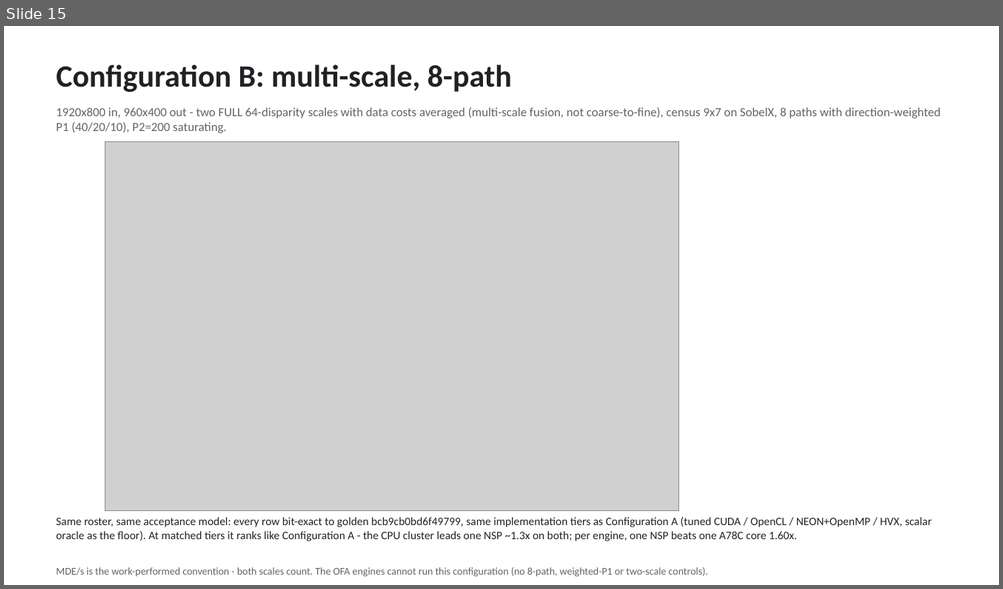
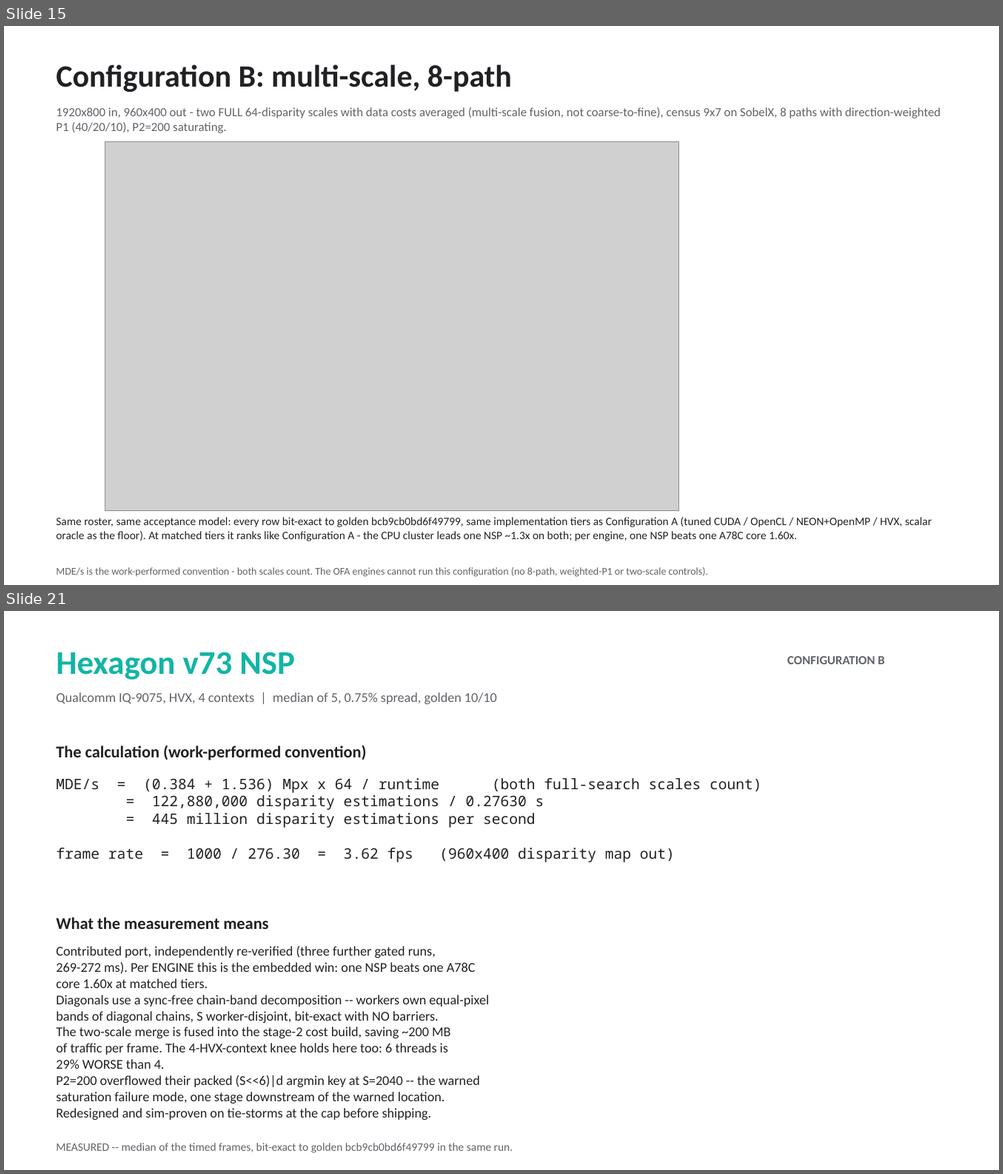
Before and after one commit to kylefoxaustin/sgm-bench, a slide deck: docs/sgm-results.pptx. Shown one above the other, each under a label of ours: slide 15 before the commit, slides 15 and 21 after it; the slides between them are not shown. The pictures are 1003x589 and 1003x1174 pixels, drawn with LibreOffice and Linux fonts; fonts in the diff are those of the drawing; grey boxes stand for pictures. Boxes give left, top, right and bottom in pixels: in the first picture for what was removed or moved away, otherwise in the second. Text is boxed around its words. In the diff, an @@ line names an element or a change of style, - is before the commit and + after.

Commit message:
deck: full per-unit complement for Configuration B (25 slides)
Every Configuration B target gets the same treatment the primary
configuration's units get -- the work-convention arithmetic that produced its
number, then what the measurement means: the generic 8-direction CUDA path
kernel, the A78C tier-artifact correction, the NSP's chain-band diagonals and
the argmin-key lesson, the saturating NEON step, and the oracle's pinned
choices. Deck reads A summary / A units / real imagery / B chart / B units.

```diff
--- a/docs/sgm-results.pptx
+++ b/docs/sgm-results.pptx
@@ slide 21 added at (4, 611, 999, 1170), background #FFFFFF @@
@@ text added at (56, 652, 295, 680), 32 pt, text #12B5A5, bold @@
+Hexagon v73 NSP
@@ text added at (787, 656, 884, 664), 12 pt, text #5F6368, bold @@
+CONFIGURATION B
@@ text added at (56, 692, 497, 704), 13 pt, text #5F6368 @@
+Qualcomm IQ-9075, HVX, 4 contexts | median of 5, 0.75% spread, golden 10/10
@@ text added at (56, 745, 366, 760), 16 pt, text #202124, bold @@
+The calculation (work-performed convention)
@@ text added at (56, 778, 762, 863), 14 pt, text #202124 @@
+MDE/s = (0.384 + 1.536) Mpx x 64 / runtime (both full-search scales count)
+= 122,880,000 disparity estimations / 0.27630 s
+= 445 million disparity estimations per second
+frame rate = 1000 / 276.30 = 3.62 fps (960x400 disparity map out)
@@ text added at (56, 917, 268, 929), 16 pt, text #202124, bold @@
+What the measurement means
@@ text added at (56, 946, 489, 1120), 13 pt, text #202124 @@
+Contributed port, independently re-verified (three further gated runs,
+269-272 ms). Per ENGINE this is the embedded win: one NSP beats one A78C
+core 1.60x at matched tiers.
+Diagonals use a sync-free chain-band decomposition -- workers own equal-pixel
+bands of diagonal chains, S worker-disjoint, bit-exact with NO barriers.
+The two-scale merge is fused into the stage-2 cost build, saving ~200 MB
+of traffic per frame. The 4-HVX-context knee holds here too: 6 threads is
+29% WORSE than 4.
+P2=200 overflowed their packed (S<<6)|d argmin key at S=2040 -- the warned
+saturation failure mode, one stage downstream of the warned location.
+Redesigned and sim-proven on tie-storms at the cap before shipping.
@@ text added at (56, 1143, 512, 1153), 11 pt, text #5F6368 @@
+MEASURED -- median of the timed frames, bit-exact to golden bcb9cb0bd6f49799 in the same run.
```
Also in this commit, not shown: 9 other slides added, 1 other file.
